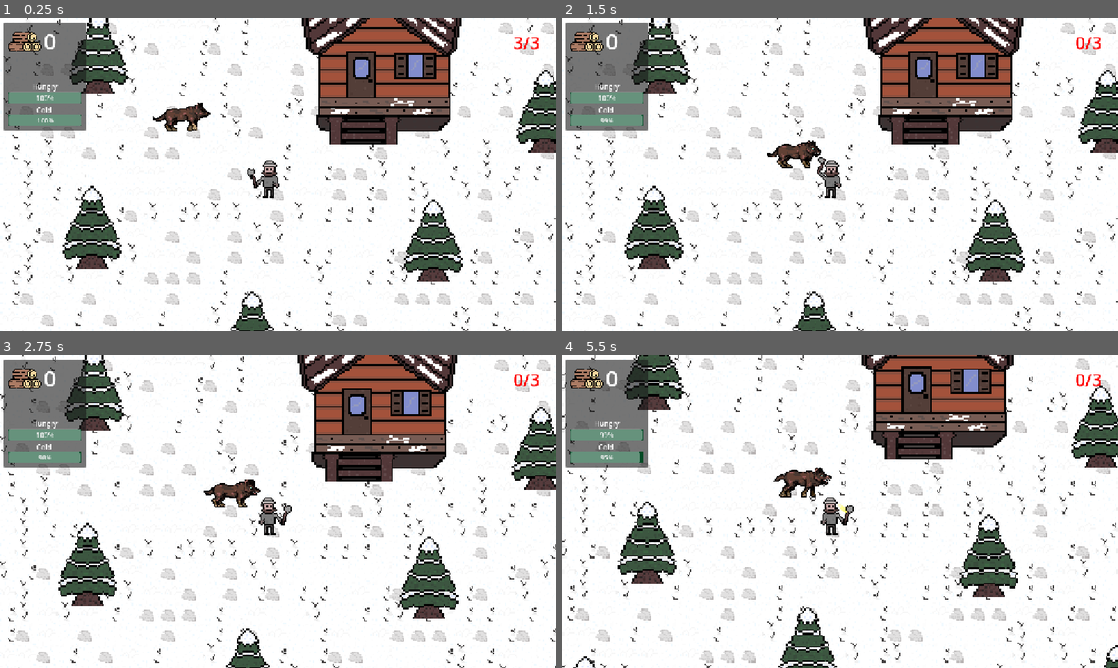
Above: before the commit, frames 1-4 (two rows, left to right).
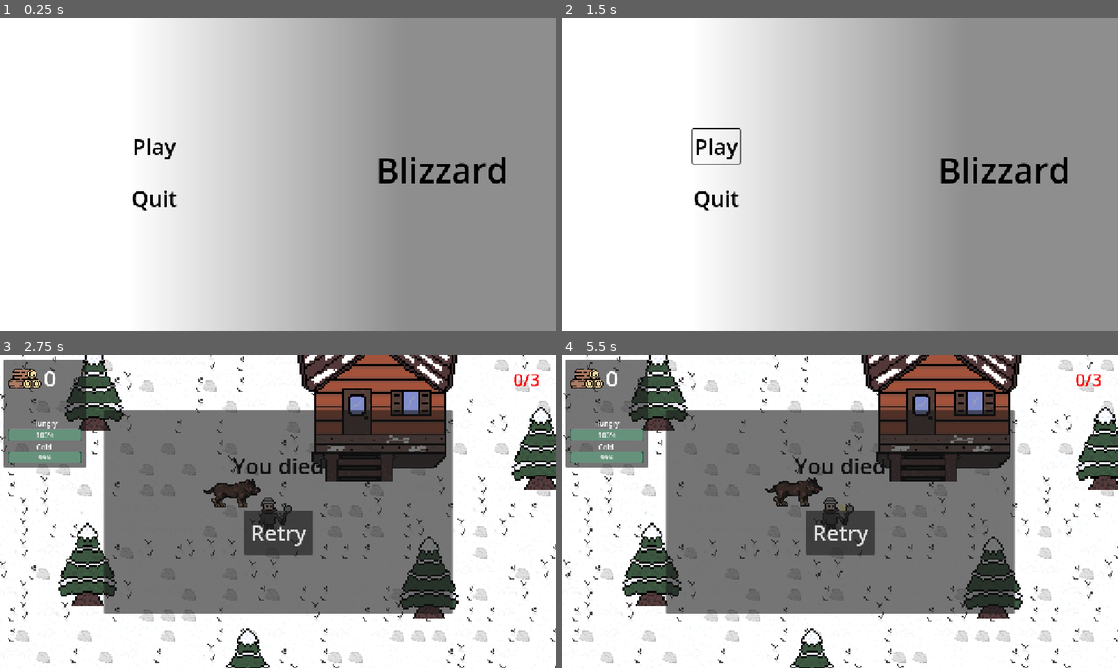
Above: after the commit, the same moments.

Repository: Frisoulou/Blizzard
Game: Godot game, scene res://Scenes/main_menu.tscn
Two runs of this game, one before a commit and one after it. Both use one fixed random seed, a clock stepped at 60 frames per second and the inputs below. Before the commit the project starts from res://Scenes/main.tscn.
Inputs (mouse positions are in pixels of both pictures, inside the frame that each line leads up to):
- Up to frame 1 (0.25 s): no input
- Up to frame 2 (1.5 s): click (717, 146) at 0.5 s, where only the run after the commit has a clickable "Play"; click (717, 146) at 1.25 s, where only the run after the commit has a clickable "Play"
- Up to frame 3 (2.75 s): move the mouse to (266, 514) at 2.02 s; press the mouse at (266, 514) at 2.03 s; hold Right (right) from 2.03 s (still down)
- Up to frame 4 (5.5 s): release Right (right) at 2.75 s; release the mouse at (828, 514) at 2.75 s; click (840, 533) at 2.75 s, where only the run after the commit has a clickable "Retry"; move the mouse to (728, 527) at 3.52 s; hold Down (down) 3.53-4.25 s; click (728, 527) at 3.6 s; click (840, 533) at 4.25 s, where only the run after the commit has a clickable "Retry"; move the mouse to (895, 442) at 5.02 s; press the mouse at (895, 442) at 5.03 s; hold Right (right) from 5.03 s (still down)

The runs differ from the first frame. In frame 1, 75% of the frame differs, in the area x 0-100%, y 0-100%; in frame 2, 74%; in frame 3, 38%; in frame 4, 55%.

Commit message:
Main menu + retry

Diff:
--- a/Scenes/Player/player.tscn
+++ b/Scenes/Player/player.tscn
@@ -10,6 +10,7 @@
 [ext_resource type="PackedScene" uid="uid://cqwmg6gsjheoo" path="res://Scenes/UI/Player_UI.tscn" id="8_jlvik"]
 [ext_resource type="Script" uid="uid://cr8epfmtmlqy" path="res://Scripts/player/player_stats_manager.gd" id="9_gk6dx"]
 [ext_resource type="Script" uid="uid://bgjvo143ly1n4" path="res://Scripts/player/UI/hp.gd" id="10_jhyir"]
+[ext_resource type="Script" uid="uid://ddaht5uttsrri" path="res://Scenes/game_over_screen.gd" id="11_74mp2"]
 
 [sub_resource type="RectangleShape2D" id="RectangleShape2D_hnuln"]
 size = Vector2(13, 25.5)
@@ -164,6 +165,55 @@
 [node name="HP" type="Node" parent="." groups=["Player"]]
 script = ExtResource("10_jhyir")
 
+[node name="Game_over_screen" type="CanvasLayer" parent="."]
+process_mode = 3
+layer = 127
+script = ExtResource("11_74mp2")
+
+[node name="Label" type="Label" parent="Game_over_screen"]
+anchors_preset = 5
+anchor_left = 0.5
+anchor_right = 0.5
+offset_left = -34.0
+offset_top = 219.0
+offset_right = 34.0
+offset_bottom = 242.0
+grow_horizontal = 2
+theme_override_colors/font_color = Color(0, 0, 0, 1)
+theme_override_colors/font_shadow_color = Color(1, 1, 1, 1)
+theme_override_font_sizes/font_size = 50
+text = "You died"
+
+[node name="Panel" type="Panel" parent="Game_over_screen"]
+anchors_preset = 8
+anchor_left = 0.5
+anchor_top = 0.5
+anchor_right = 0.5
+anchor_bottom = 0.5
+offset_left = -401.0
+offset_top = -234.5
+offset_right = 401.0
+offset_bottom = 234.5
+grow_horizontal = 2
+grow_vertical = 2
+size_flags_horizontal = 4
+size_flags_vertical = 0
+
+[node name="Button" type="Button" parent="Game_over_screen"]
+anchors_preset = 8
+anchor_left = 0.5
+anchor_top = 0.5
+anchor_right = 0.5
+anchor_bottom = 0.5
+offset_left = -79.5
+offset_top = -3.0
+offset_right = 79.5
+offset_bottom = 99.0
+grow_horizontal = 2
+grow_vertical = 2
+theme_override_font_sizes/font_size = 50
+text = "Retry"
+
 [connection signal="mouse_entered" from="." to="." method="_on_mouse_entered"]
 [connection signal="body_entered" from="Marker2D/Area2D" to="StateMachine/Attacking" method="_on_area_2d_body_entered"]
 [connection signal="body_exited" from="Marker2D/Area2D" to="StateMachine/Attacking" method="_on_area_2d_body_exited"]
@@ -171,5 +221,6 @@
 [connection signal="timeout" from="PlayerStatsManager/ColdTimer" to="." method="_on_cold_timer_timeout"]
 [connection signal="timeout" from="PlayerStatsManager/ColdTimer" to="PlayerStatsManager" method="_on_cold_timer_timeout"]
 [connection signal="timeout" from="PlayerStatsManager/HungryTimer" to="PlayerStatsManager" method="_on_hungry_timer_timeout"]
+[connection signal="pressed" from="Game_over_screen/Button" to="Game_over_screen" method="_on_button_pressed"]
 
 [editable path="Player_UI"]
--- /dev/null
+++ b/Scenes/game_over_screen.gd
@@ -0,0 +1,13 @@
+extends CanvasLayer
+
+func _ready() -> void:
+	self.hide()
+
+
+func _on_button_pressed() -> void:
+	get_tree().paused = false
+	get_tree().reload_current_scene()
+
+func game_over():
+	get_tree().paused = true
+	self.show()
--- /dev/null
+++ b/Scenes/main_menu.gd
@@ -0,0 +1,11 @@
+extends Control
+
+@onready var level = preload("res://Scenes/main.tscn")
+
+func _on_start_button_button_down() -> void:
+	await get_tree().create_timer(1).timeout
+	get_tree().change_scene_to_packed(level)
+
+
+func _on_quit_button_button_down() -> void:
+	get_tree().quit()
--- /dev/null
+++ b/Scenes/main_menu.tscn
@@ -0,0 +1,78 @@
+[gd_scene load_steps=4 format=3 uid="uid://d3jh1snvp8d0y"]
+
+[ext_resource type="Script" uid="uid://bspmrs2drs4rj" path="res://Scenes/main_menu.gd" id="1_28flt"]
+
+[sub_resource type="Gradient" id="Gradient_erv1k"]
+offsets = PackedFloat32Array(0.232143, 0.72619)
+colors = PackedColorArray(1, 1, 1, 1, 0.560784, 0.560784, 0.560784, 1)
+metadata/_snap_count = 2
+
+[sub_resource type="GradientTexture1D" id="GradientTexture1D_28flt"]
+gradient = SubResource("Gradient_erv1k")
+
+[node name="Control" type="Control"]
+layout_mode = 3
+anchors_preset = 15
+anchor_right = 1.0
+anchor_bottom = 1.0
+grow_horizontal = 2
+grow_vertical = 2
+script = ExtResource("1_28flt")
+
+[node name="TextureRect" type="TextureRect" parent="."]
+layout_mode = 1
+anchors_preset = 15
+anchor_right = 1.0
+anchor_bottom = 1.0
+grow_horizontal = 2
+grow_vertical = 2
+texture = SubResource("GradientTexture1D_28flt")
+
+[node name="Label" type="Label" parent="."]
+modulate = Color(0, 0, 0, 1)
+layout_mode = 1
+anchors_preset = 15
+anchor_right = 1.0
+anchor_bottom = 1.0
+offset_left = 898.0
+offset_top = 307.0
+offset_right = -143.0
+offset_bottom = -330.0
+grow_horizontal = 2
+grow_vertical = 2
+theme_override_font_sizes/font_size = 80
+text = "Blizzard"
+
+[node name="VBoxContainer" type="VBoxContainer" parent="."]
+layout_mode = 1
+anchors_preset = -1
+anchor_left = 0.478
+anchor_top = 0.5
+anchor_right = 0.5
+anchor_bottom = 0.5
+offset_left = -313.84
+offset_top = -85.0
+offset_right = -229.0
+offset_bottom = 73.0
+grow_horizontal = 2
+grow_vertical = 2
+theme_override_constants/separation = 40
+
+[node name="Start-Button" type="Button" parent="VBoxContainer"]
+modulate = Color(0, 0, 0, 1)
+layout_mode = 2
+size_flags_horizontal = 4
+size_flags_vertical = 4
+theme_override_font_sizes/font_size = 50
+text = "Play"
+flat = true
+
+[node name="Quit_Button" type="Button" parent="VBoxContainer"]
+modulate = Color(0, 0, 0, 1)
+layout_mode = 2
+theme_override_font_sizes/font_size = 50
+text = "Quit"
+flat = true
+
+[connection signal="button_down" from="VBoxContainer/Start-Button" to="." method="_on_start_button_button_down"]
+[connection signal="button_down" from="VBoxContainer/Quit_Button" to="." method="_on_quit_button_button_down"]
--- a/Scripts/player/UI/hp.gd
+++ b/Scripts/player/UI/hp.gd
@@ -2,6 +2,7 @@
 
 @export var animated_sprite_2d: AnimatedSprite2D
 @onready var hp_bar: Label = $"../Player_UI/HP_bar"
+
 
 var health: int = 3
 var max_health: int = 3
@@ -10,7 +11,11 @@
 	if animated_sprite_2d.animation == "Attacking":
 		health = max(health -1, 0)
 		hp_bar.text = str(health, "/", max_health)
-#Put a if here
+
+	if health == 0:
+		print("hello")
+		get_node("../Game_over_screen").game_over()
+
 
 		## Reduce health
 		#health = max(health - 1, 0)  # Ensures it doesn't go below 0
--- a/project.godot
+++ b/project.godot
@@ -11,7 +11,7 @@
 [application]
 
 config/name="Blizzard"
-run/main_scene="uid://bfa141ybeg5bx"
+run/main_scene="uid://d3jh1snvp8d0y"
 config/features=PackedStringArray("4.4", "Forward Plus")
 config/icon="res://icon.svg"
 
Not shown: 1 places in Scenes/Player/player.tscn that only renumber resources
Not shown, added: Scenes/game_over_screen.gd.uid
Not shown, added: Scenes/main_menu.gd.uid
